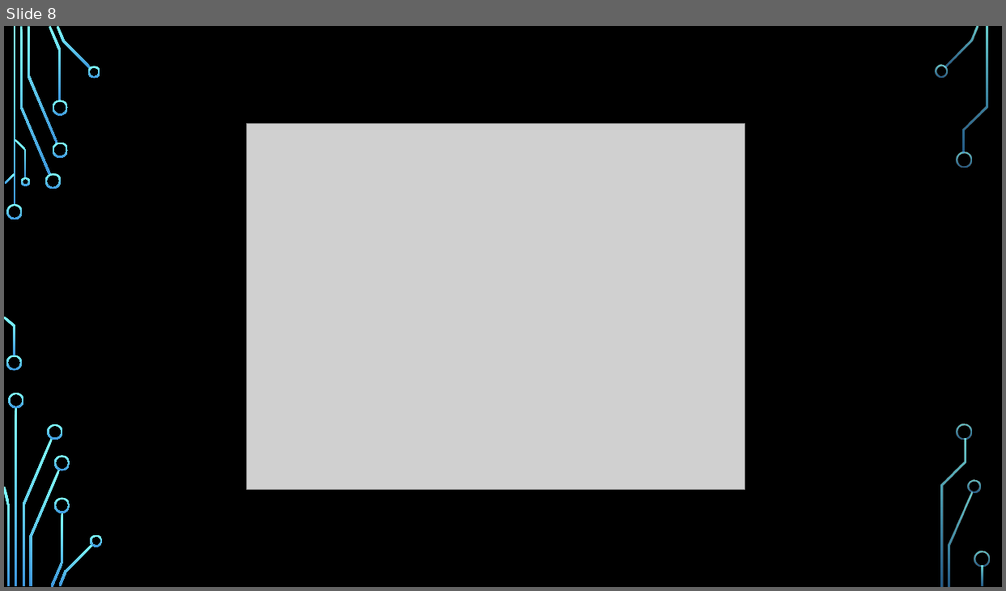
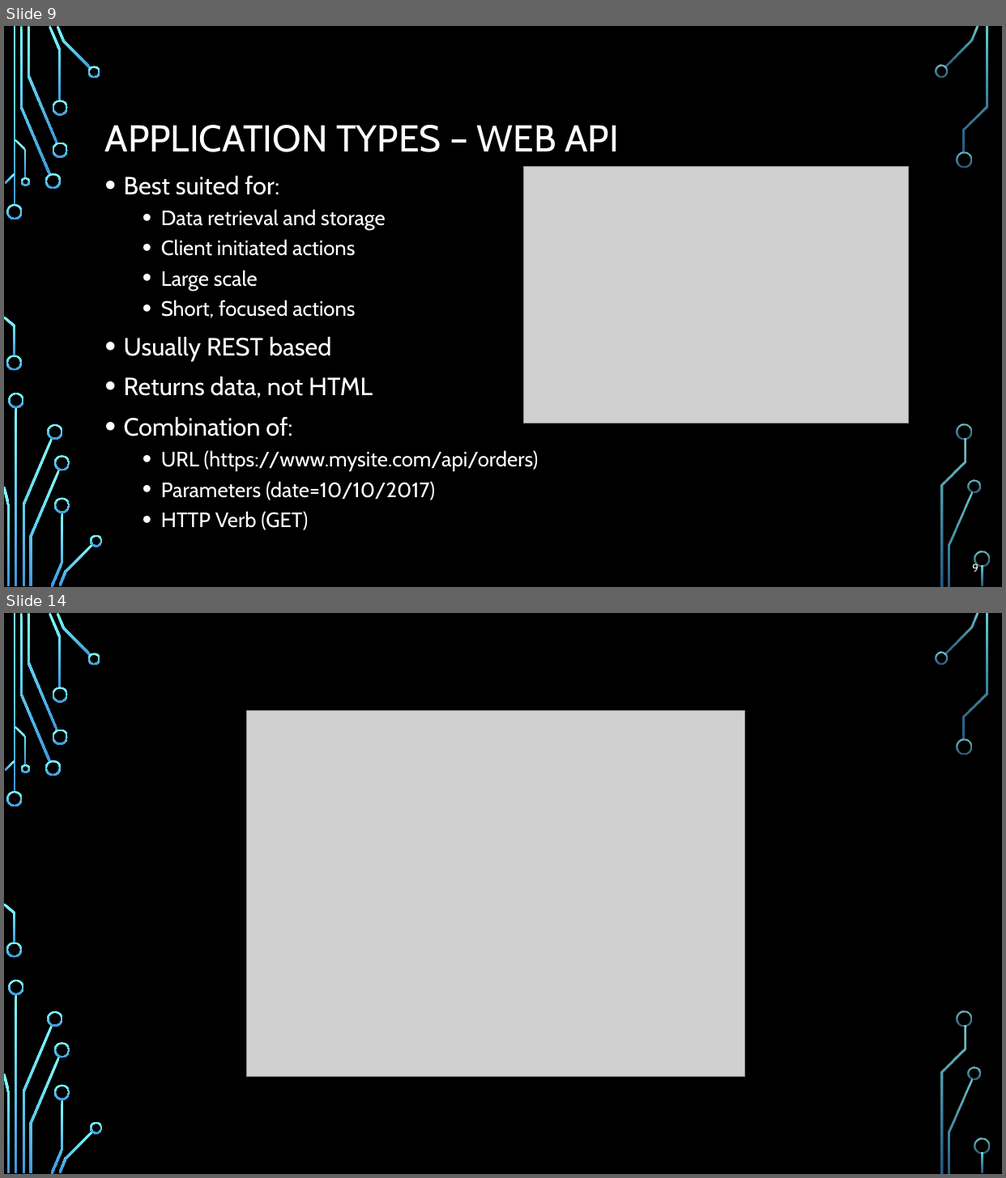
Before and after one commit to profjordanov/hybrid-app-development, a slide deck: intro/lecture.pptx. Shown one above the other, each under a label of ours: slide 8 before the commit, slides 9 and 14 after it; the slides between them are not shown. The pictures are 1006x591 and 1006x1178 pixels, drawn with LibreOffice and Linux fonts; fonts in the diff are those of the drawing; grey boxes stand for pictures; background and template pictures are left out. Boxes give left, top, right and bottom in pixels: in the first picture for what was removed or moved away, otherwise in the second. Text is boxed around its words. In the diff, an @@ line names an element or a change of style, - is before the commit and + after.

```diff
--- a/intro/lecture.pptx
+++ b/intro/lecture.pptx
@@ slide 9 added at (4,26,1002,587), background picture (left out); not listed: 36 template elements that a slide beside it also shows @@
@@ title added at (105,125,619,152), 36 pt, text #FFFFFF @@
+APPLICATION TYPES – WEB API
@@ picture added at (523,166,908,423) @@
@@ text added at (124,176,539,531), 20 pt, text #FFFFFF @@
+• Best suited for:
+  • Data retrieval and storage
+  • Client initiated actions
+  • Large scale
+  • Short, focused actions
+• Usually REST based
+• Returns data, not HTML
+• Combination of:
+  • URL (https://www.mysite.com/api/orders)
+  • Parameters (date=10/10/2017)
+  • HTTP Verb (GET)
@@ page number added at (972,563,978,572), 10.5 pt, text #FFFFFF @@
+9
@@ what was slide 8 is now slide 14 @@
```
Also in this commit, not shown: 5 other slides added.
